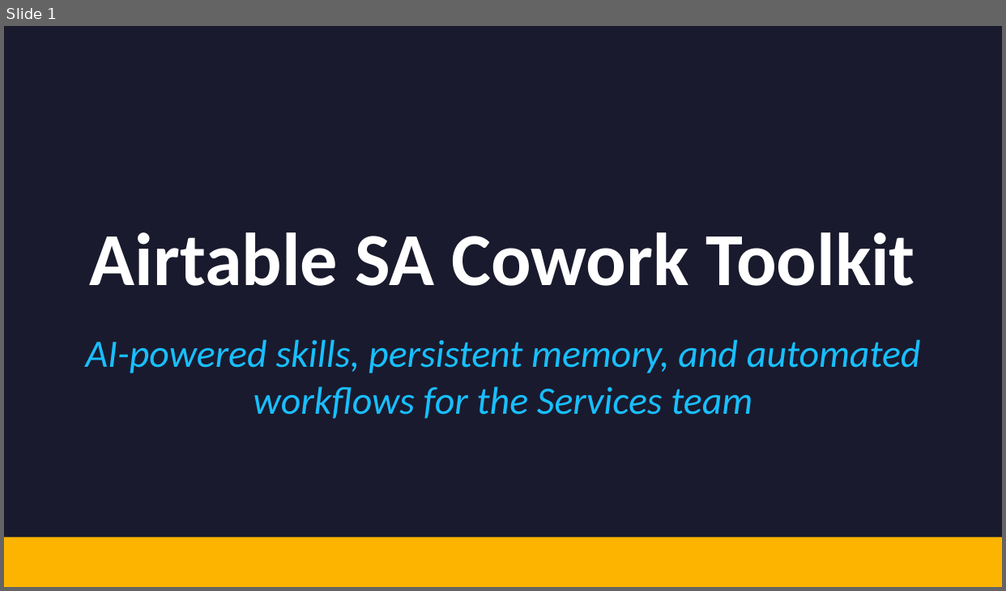
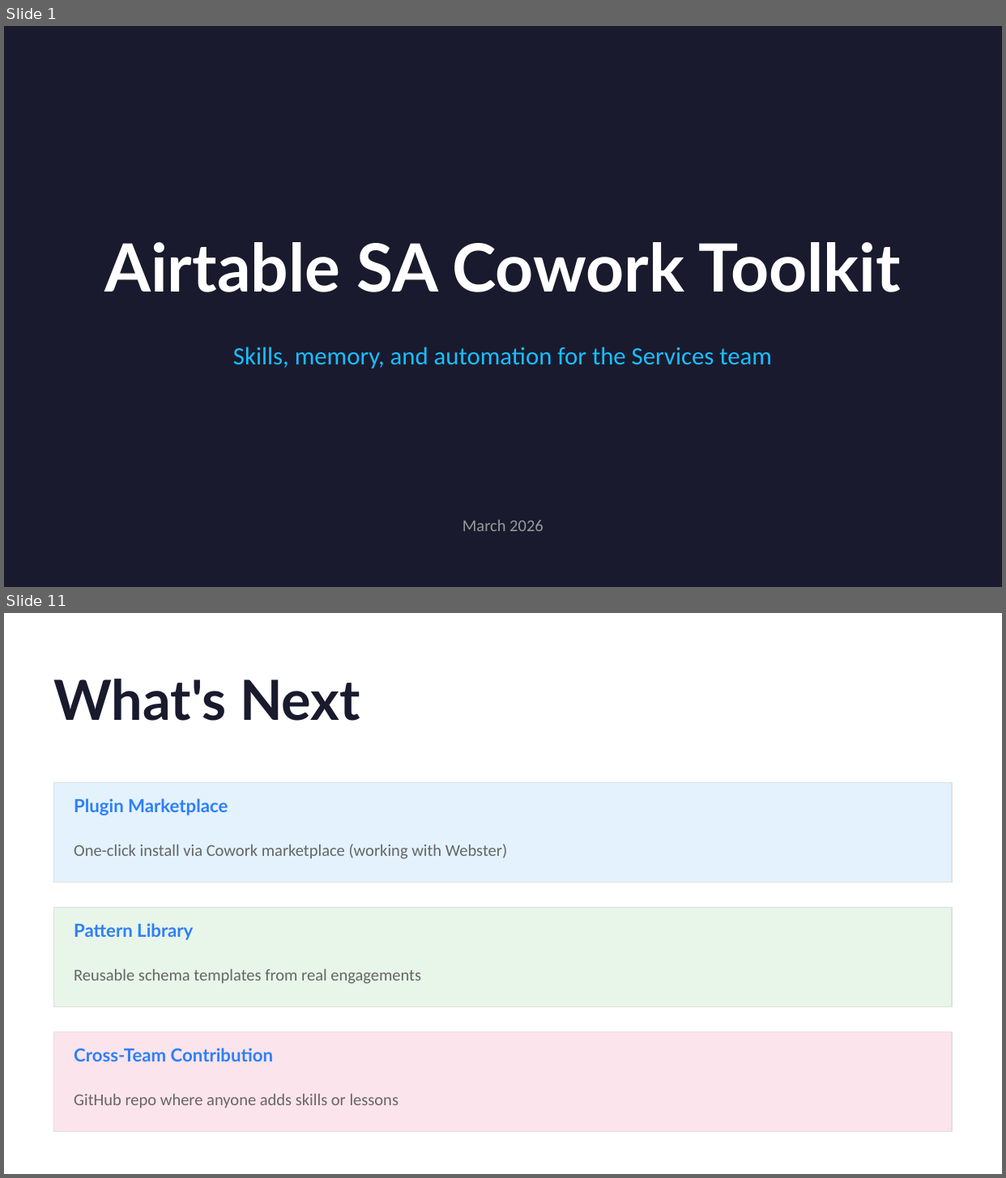
Before and after one commit to dsteven12/airtable-sa-skills, a slide deck: docs/SA-Cowork-Toolkit-Overview.pptx. Shown one above the other, each under a label of ours: slide 1 before the commit, slides 1 and 11 after it; the slides between them are not shown. The pictures are 1006x591 and 1006x1178 pixels, drawn with LibreOffice and Linux fonts; fonts in the diff are those of the drawing. Boxes give left, top, right and bottom in pixels: in the first picture for what was removed or moved away, otherwise in the second. Text is boxed around its words. In the diff, an @@ line names an element or a change of style, - is before the commit and + after.

Commit message:
Initial commit: 26 Cowork skills, vault scaffold, CLAUDE.md template, onboarding docs, overview deck

```diff
--- a/docs/SA-Cowork-Toolkit-Overview.pptx
+++ b/docs/SA-Cowork-Toolkit-Overview.pptx
@@ slide 11 added at (x1=4, y1=613, x2=1002, y2=1174), background #FFFFFF @@
@@ text added at (x1=54, y1=679, x2=360, y2=721), 40 pt, text #1A1A2E, bold @@
+What's Next
@@ rectangle added at (x1=54, y1=782, x2=952, y2=883), fill #E3F2FD, outline #E0E0E0 1 pt @@
@@ text added at (x1=74, y1=798, x2=228, y2=815), 13 pt, text #2D7FF9, bold @@
+Plugin Marketplace
@@ text added at (x1=74, y1=844, x2=507, y2=859), 12 pt, text #666666 @@
+One-click install via Cowork marketplace (working with Webster)
@@ rectangle added at (x1=54, y1=907, x2=952, y2=1007), fill #E8F5E9, outline #E0E0E0 1 pt @@
@@ text added at (x1=74, y1=923, x2=193, y2=940), 13 pt, text #2D7FF9, bold @@
+Pattern Library
@@ text added at (x1=74, y1=969, x2=421, y2=984), 12 pt, text #666666 @@
+Reusable schema templates from real engagements
@@ rectangle added at (x1=54, y1=1032, x2=952, y2=1132), fill #FCE4EC, outline #E0E0E0 1 pt @@
@@ text added at (x1=74, y1=1048, x2=273, y2=1062), 13 pt, text #2D7FF9, bold @@
+Cross-Team Contribution
@@ text added at (x1=74, y1=1094, x2=399, y2=1109), 12 pt, text #666666 @@
+GitHub repo where anyone adds skills or lessons
@@ slide 1 changed as well @@
@@ text "Airtable SA Cowork Toolkit" at (x1=104, y1=242, x2=901, y2=292): size 54 to 48 pt, font Calibri to Lato @@
@@ text at (x1=233, y1=347, x2=772, y2=369): text changed; size 28 to 18 pt; italic off @@
-AI-powered skills, persistent memory, and automated workflows for the Services team
+Skills, memory, and automation for the Services team
@@ text added at (x1=462, y1=520, x2=543, y2=531), 12 pt, text #999999 @@
+March 2026
@@ rectangle removed at (x1=4, y1=537, x2=1002, y2=587) @@
```
Also in this commit, not shown: 10 other slides added, 11 slides removed.
